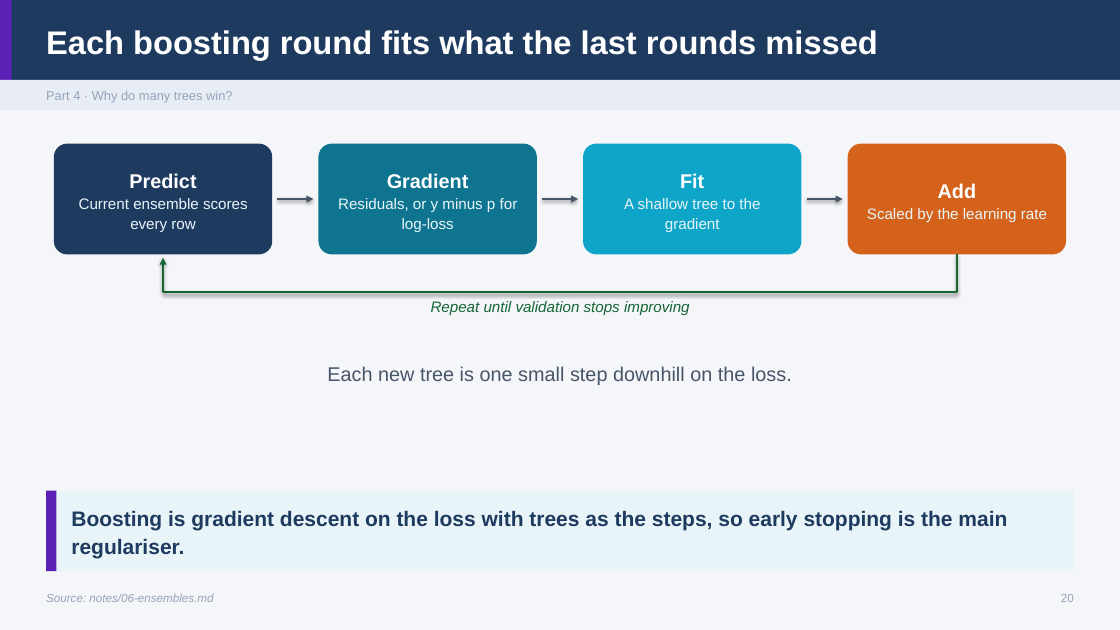
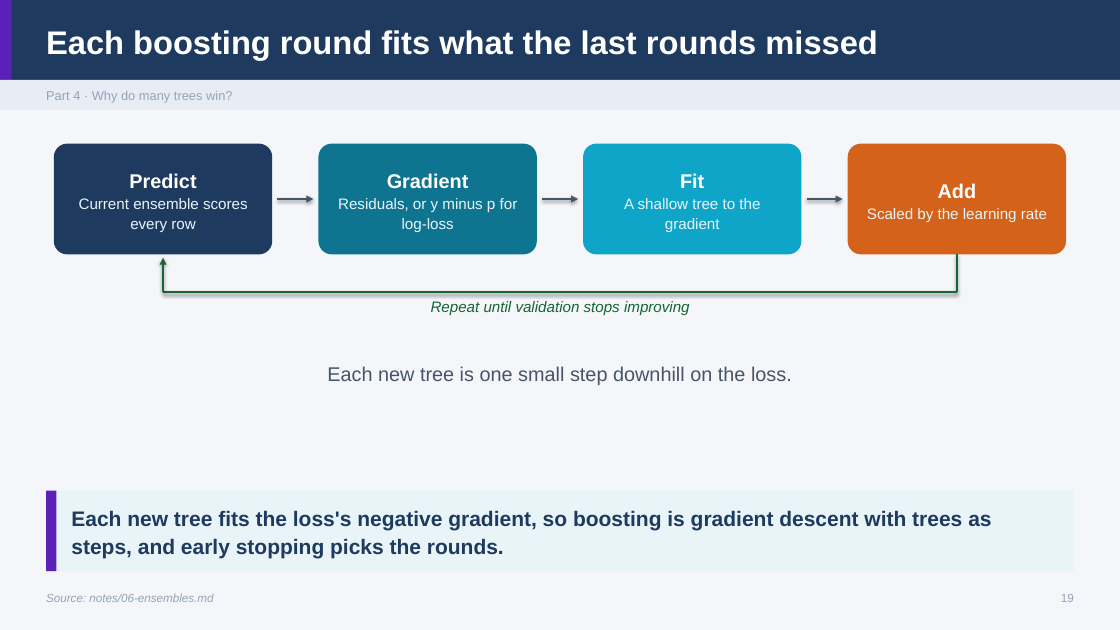
Before and after one commit to ramseywise/learn-ai-engineering, a slide deck: slide 19 of data-science/01-classical-ml/slides/classical-ml.pptx (slide 20 before the commit). Drawn at 1120x630 pixels with LibreOffice and Linux fonts; fonts in the diff are those of the drawing. Boxes give left, top, right and bottom in pixels: in the first picture for what was removed or moved away, otherwise in the second. Text is boxed around its words. In the diff, an @@ line names an element or a change of style, - is before the commit and + after.

```diff
--- a/data-science/01-classical-ml/slides/classical-ml.pptx
+++ b/data-science/01-classical-ml/slides/classical-ml.pptx
@@ text at box(71, 510, 991, 558): text changed @@
-Boosting is gradient descent on the loss with trees as the steps, so early stopping is the main regulariser.
+Each new tree fits the loss's negative gradient, so boosting is gradient descent with trees as steps, and early stopping picks the rounds.
```
Also in this commit, not shown: 42 other slides changed, 1 slide added, 2 slides removed, 36 other files.
